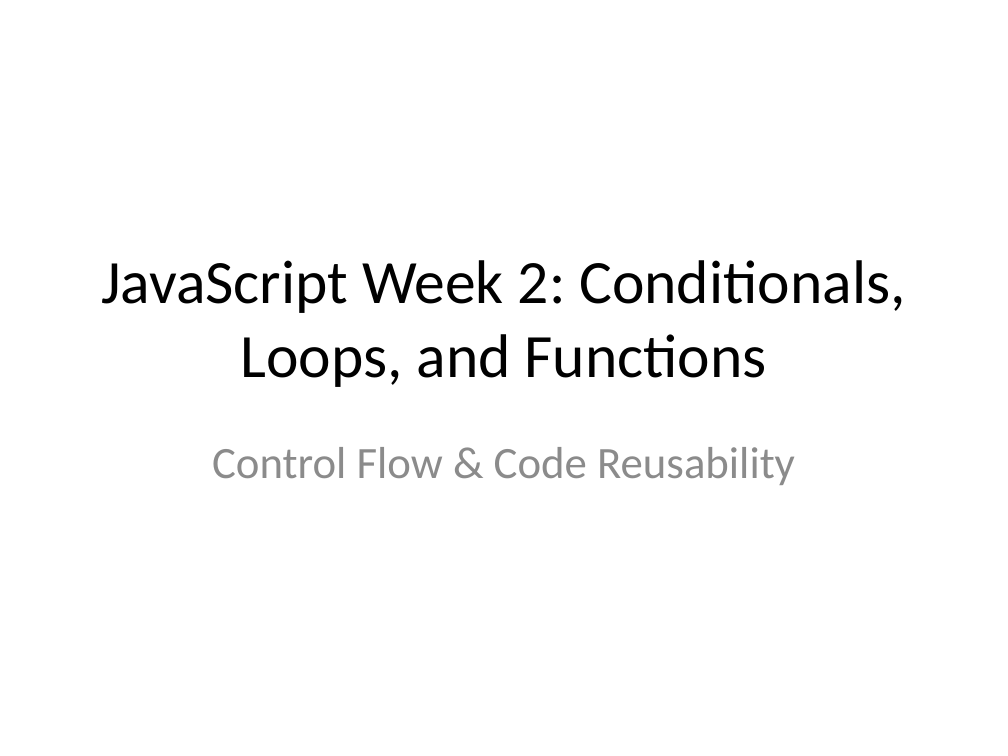
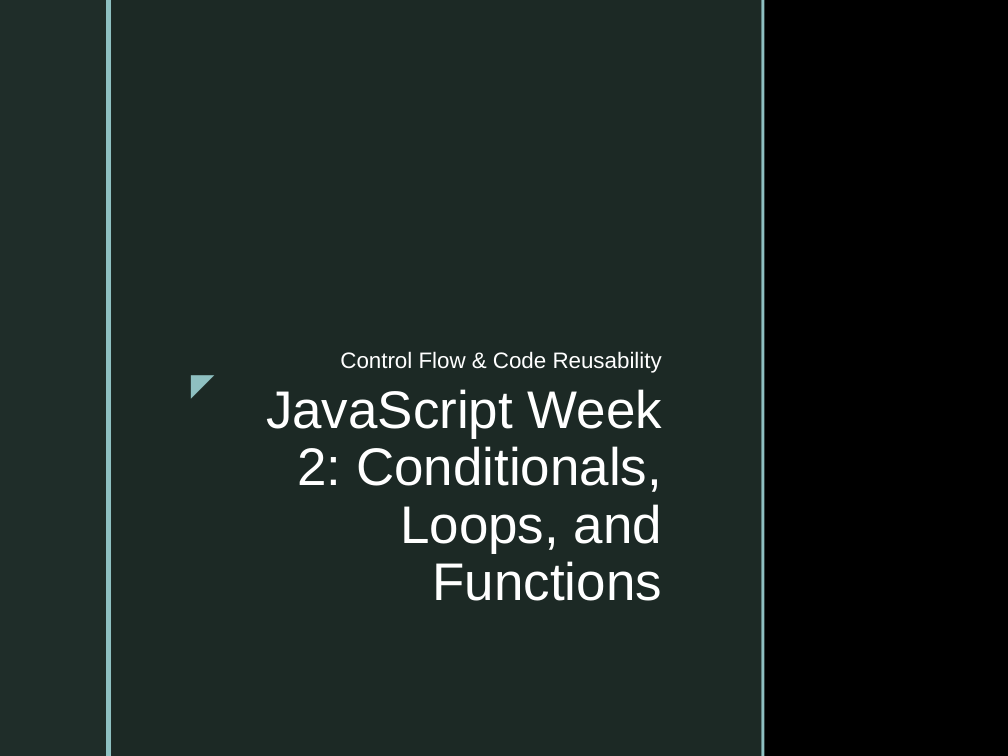
Before and after one commit to dtarvin/JavaScript-Class, a slide deck: slide 1 of slides for class/JS_Week2_Slides.pptx. Drawn at 1008x756 pixels with LibreOffice and Linux fonts; fonts in the diff are those of the drawing; background and template pictures are left out. Boxes give left, top, right and bottom in pixels: in the first picture for what was removed or moved away, otherwise in the second. Text is boxed around its words. In the diff, an @@ line names an element or a change of style, - is before the commit and + after.

Commit message:
formatting slides and editing slides

```diff
--- a/slides for class/JS_Week2_Slides.pptx
+++ b/slides for class/JS_Week2_Slides.pptx
@@ background #FFFFFF to picture (left out) @@
@@ rectangle added at box(0, 0, 106, 756), fill #1F2D29 @@
@@ rectangle added at box(106, 0, 111, 756), fill #8EC0C1 @@
@@ rectangle added at box(111, 0, 761, 756), fill #1F2D29 at 92% opacity @@
@@ rectangle added at box(761, 0, 764, 756), fill #8EC0C1 @@
@@ subtitle "Control Flow & Code Reusability": place and size @@
-subtitle "Control Flow & Code Reusability" at box(212, 447, 795, 485)
+subtitle "Control Flow & Code Reusability" at box(340, 351, 662, 373)
@@ subtitle "Control Flow & Code Reusability" at box(340, 351, 662, 373): size 32 to 16 pt, font Calibri to Arial, text colour #8C8C8C to #FFFFFF; alignment centre to right; line spacing 1 to 1.2; more space between paragraphs; vertical alignment top to bottom @@
@@ text added at box(181, 360, 216, 407), 22 pt, text #8EC0C1 @@
+◤
@@ title "JavaScript Week 2: Conditionals, Loops, ...": place and size @@
-title "JavaScript Week 2: Conditionals, Loops, ..." at box(101, 260, 905, 387)
+title "JavaScript Week 2: Conditionals, Loops, ..." at box(266, 389, 662, 601)
@@ title "JavaScript Week 2: Conditionals, Loops, ..." at box(266, 389, 662, 601): size 44 to 37.8 pt, font Calibri to Arial, text colour #000000 to #FFFFFF; alignment centre to right; line spacing 1 to 0.9; vertical alignment middle to top @@
```
Also in this commit, not shown: 20 other slides changed, 28 other files.
